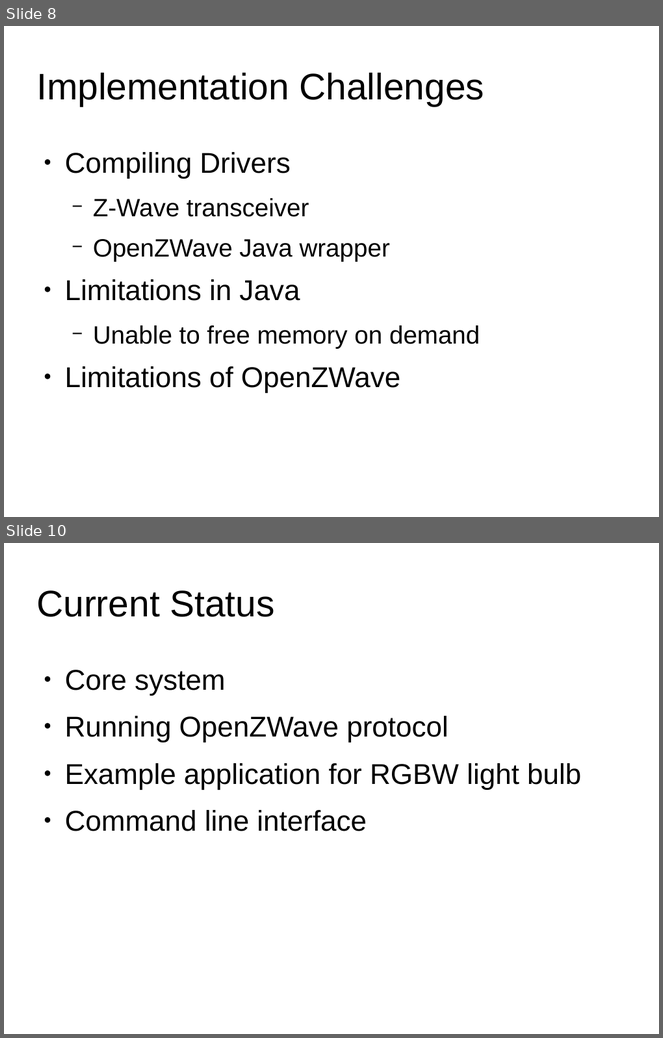
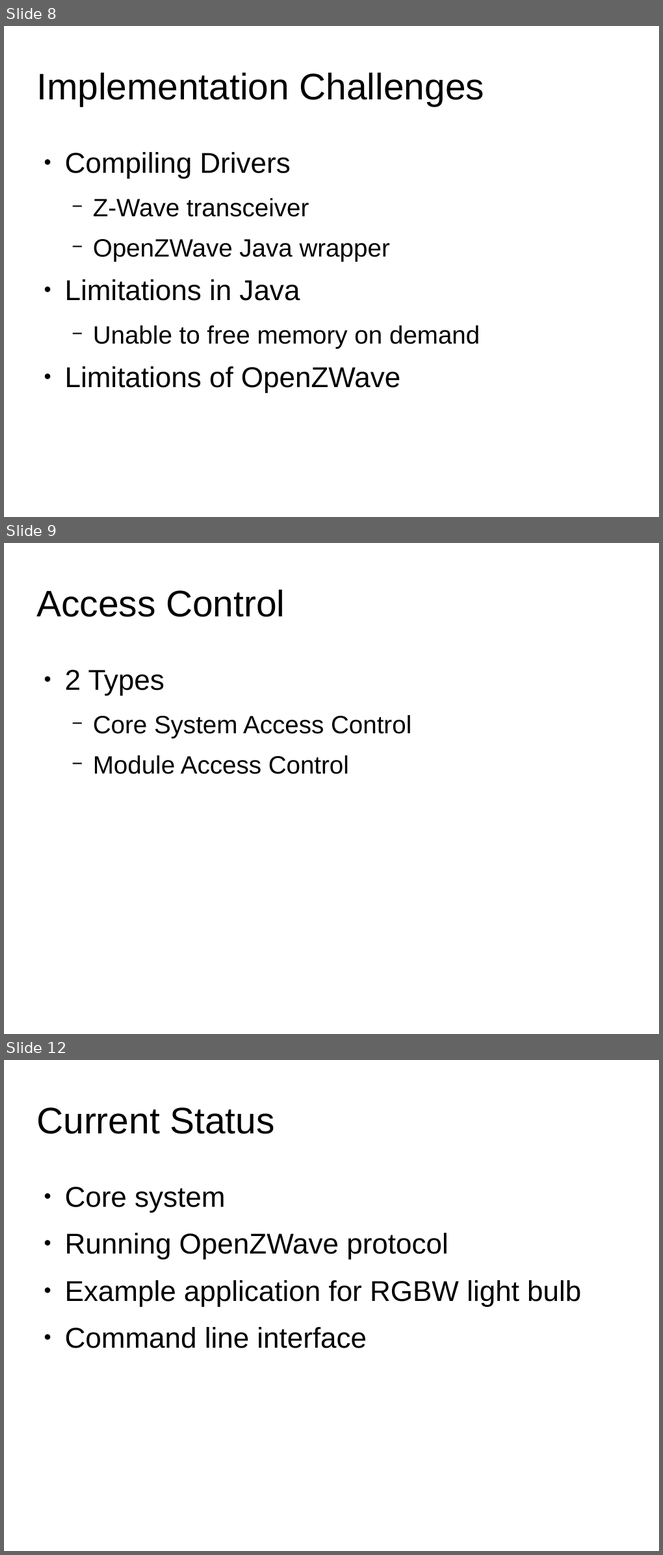
Before and after one commit to 0xCafeDude/crossPlatformAlternativeHomeOS, a slide deck: presentation/presentation.odp. Shown one above the other, each under a label of ours: slides 8 and 10 before the commit, slides 8, 9 and 12 after it; the slides between them are not shown. The pictures are 663x1038 and 663x1555 pixels, drawn with LibreOffice and Linux fonts; fonts in the diff are those of the drawing; background and template pictures are left out. Boxes give left, top, right and bottom in pixels: in the first picture for what was removed or moved away, otherwise in the second. Text is boxed around its words. In the diff, an @@ line names an element or a change of style, - is before the commit and + after.

```diff
--- a/presentation/presentation.odp
+++ b/presentation/presentation.odp
@@ slide 9 added at bbox=[4, 543, 659, 1034], background #FFFFFF @@
@@ title added at bbox=[36, 589, 285, 617], 44.8 pt, text #000000 @@
+Access Control
@@ text added at bbox=[65, 670, 412, 774], 30.4 pt, text #000000 @@
+● 2 Types
+  − Core System Access Control
+  − Module Access Control
@@ what was slide 10 is now slide 12 @@
```
Also in this commit, not shown: 1 slide changed, 2 other slides added, 1 slide removed.
